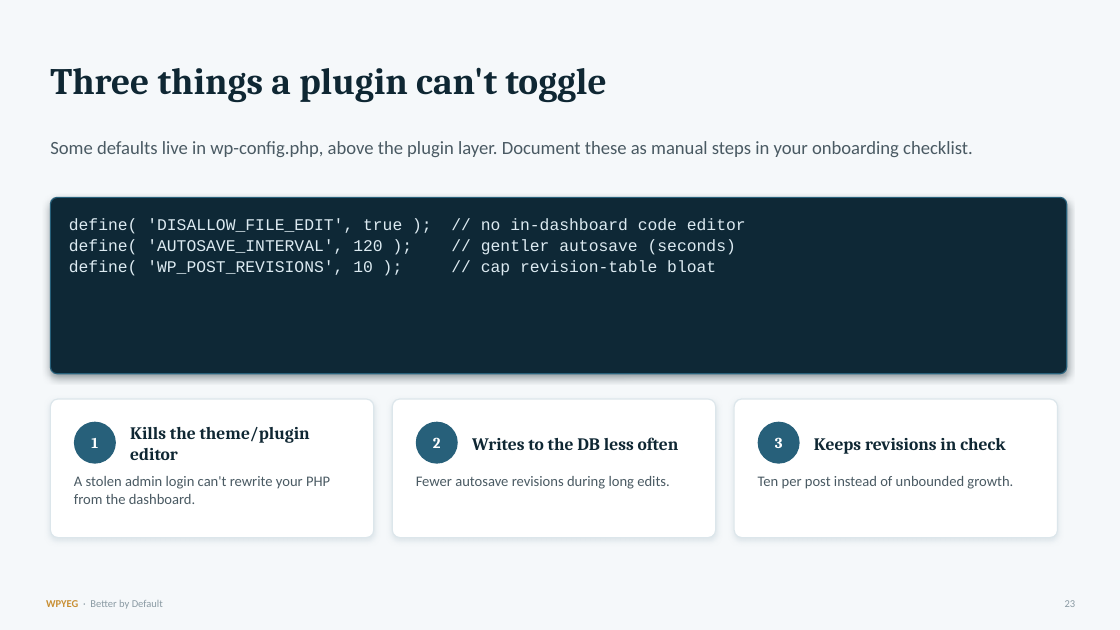
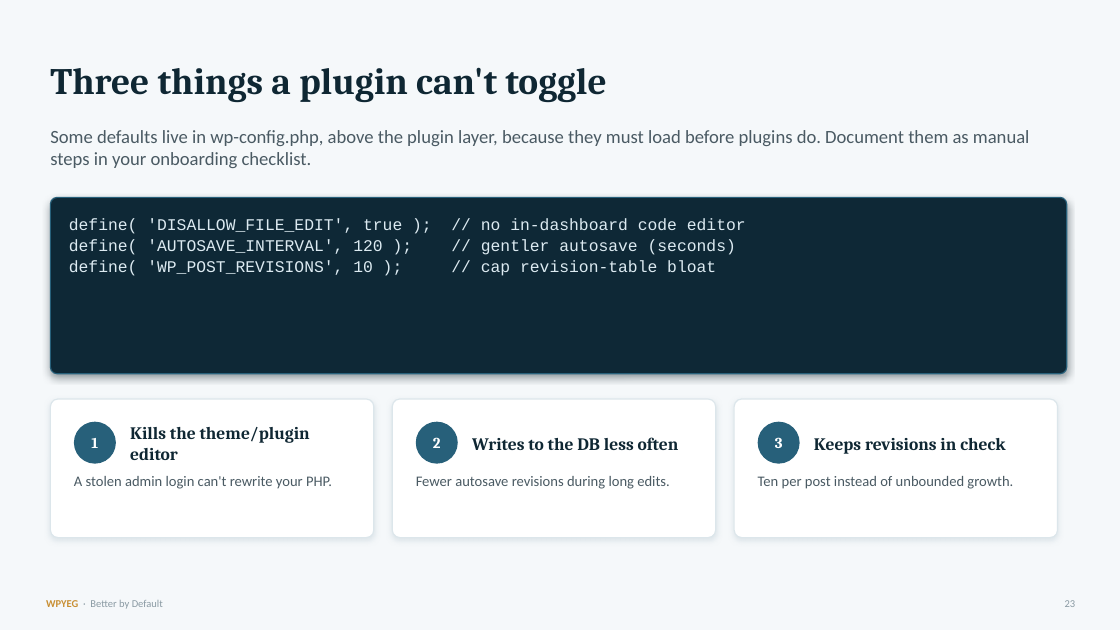
Before and after one commit to WPYEG/Better-by-Default, a slide deck: slide 23 of workshop/Better-by-Default.pptx. Drawn at 1120x630 pixels with LibreOffice and Linux fonts; fonts in the diff are those of the drawing. Boxes give left, top, right and bottom in pixels: in the first picture for what was removed or moved away, otherwise in the second. Text is boxed around its words. In the diff, an @@ line names an element or a change of style, - is before the commit and + after.

```diff
--- a/workshop/Better-by-Default.pptx
+++ b/workshop/Better-by-Default.pptx
@@ text at (50,130,1029,168): text changed @@
-Some defaults live in wp-config.php, above the plugin layer. Document these as manual steps in your onboarding checklist.
+Some defaults live in wp-config.php, above the plugin layer, because they must load before plugins do. Document them as manual steps in your onboarding checklist.
@@ text at (74,476,332,489): text changed @@
-A stolen admin login can't rewrite your PHP from the dashboard.
+A stolen admin login can't rewrite your PHP.
```
Also in this commit, not shown: 20 other slides changed, 11 other files.
